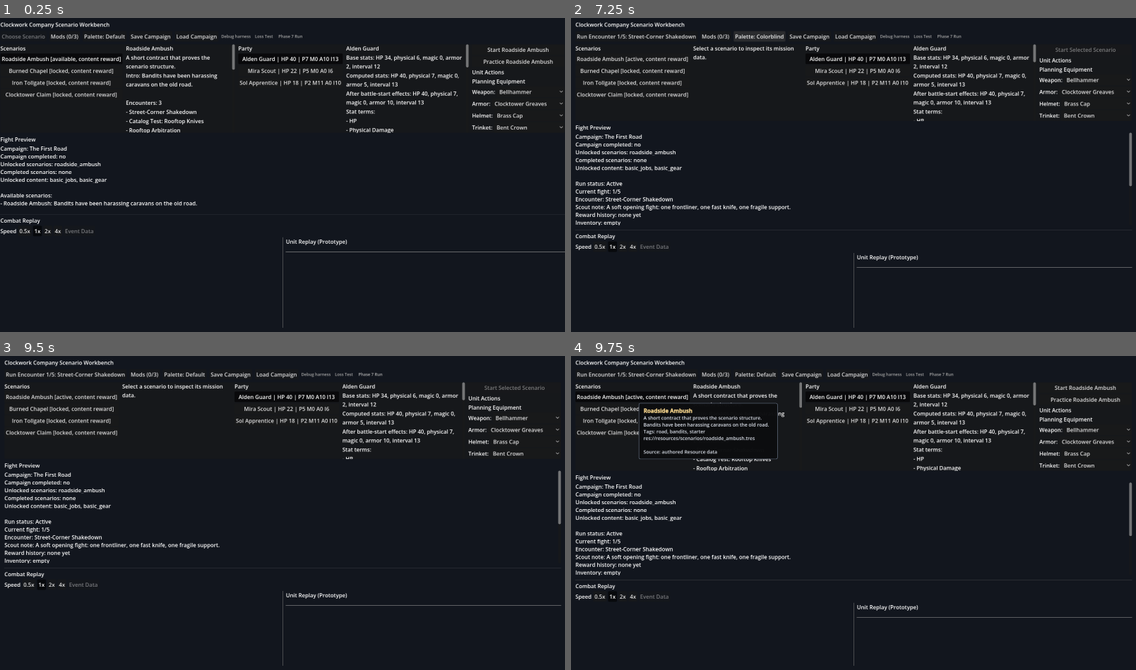
Above: before the commit, frames 1-4 (two rows, left to right).
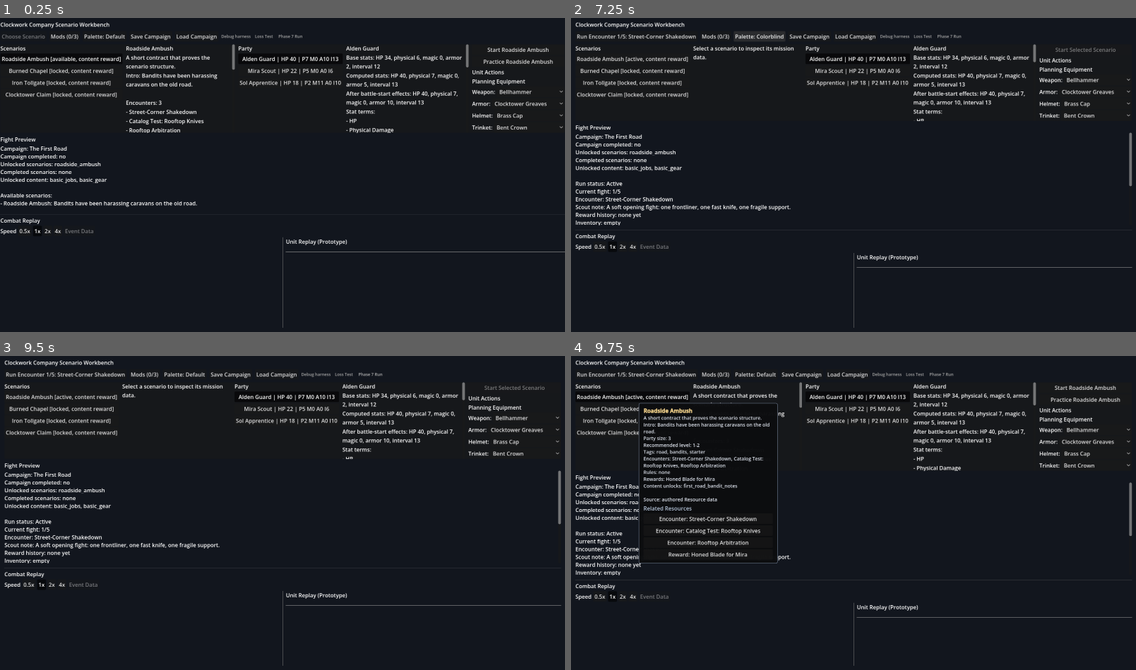
Above: after the commit, the same moments.

Repository: aqvm/clockwork-company
Game: Godot game, scene res://scenes/combat_test_scene.tscn
Same seed, same stepped clock (60 frames per second), same inputs: the game is played once before the commit and once after it.
Inputs:
- Up to frame 1 (0.25 s): no input
- Up to frame 2 (7.25 s): click "Start Roadside Ambush" at 0.5 s; click "Run Encounter 1/3: Street-Cor…" at 1.25 s; click "Mods (0/3)" at 2 s; click "Palette: Default" at 2.75 s; click "Palette: Colorblind" at 3.5 s; click "Loss Test" at 4.25 s; click "Run Encounter 1/5: Street-Cor…" at 5 s; click "Phase 7 Run" at 5.75 s; click "Palette: Default" at 6.5 s
- Up to frame 3 (9.5 s): click "Palette: Colorblind" at 7.25 s; click "Loss Test" at 8 s; click "Phase 7 Run" at 8.75 s
- Up to frame 4 (9.75 s): click "Roadside Ambush [active, cont…" at 9.5 s

Frames 1-3 are identical in both runs. In frame 4, 2.4% of the frame differs, in the area x 12-37%, y 21-67%.

Commit message:
Add pinned nested resource tooltips

Diff:
--- a/clockwork-company/scripts/ui/resource_tooltip_builder.gd
+++ b/clockwork-company/scripts/ui/resource_tooltip_builder.gd
@@ -28,9 +28,66 @@
 		text = _encounter_text(resource)
 	elif resource is RewardDefinition:
 		text = _reward_text(resource)
+	elif resource is ScenarioDefinition:
+		text = _scenario_text(resource)
+	elif resource is ScenarioRuleDefinition:
+		text = _scenario_rule_text(resource)
+	elif resource is CampaignDefinition:
+		text = _campaign_text(resource)
+	elif resource is CampaignScenarioNodeDefinition:
+		text = _campaign_node_text(resource)
 	else:
 		text = _generic_resource_text(resource)
 	return _with_source_note(text, "Source: authored Resource data")
+
+
+static func related_resources_for_resource(resource) -> Array:
+	var related := []
+	if resource == null:
+		return related
+	if resource is UnitDefinition:
+		_append_related(related, "Ancestry", resource.ancestry)
+		_append_related(related, "Loadout", resource.loadout)
+		for progress in resource.job_progress:
+			if progress != null:
+				_append_related(related, "Job Progress", progress.job)
+	elif resource is UnitLoadoutDefinition:
+		_append_related(related, "Current Job", resource.current_job)
+		_append_related(related, "Skill", resource.equipped_skill if resource.equipped_skill != null else resource.current_job.skill if resource.current_job != null else null)
+		_append_related(related, "Passive", resource.equipped_passive if resource.equipped_passive != null else resource.current_job.passive if resource.current_job != null else null)
+		_append_related(related, "Reaction", resource.equipped_reaction if resource.equipped_reaction != null else resource.current_job.reaction if resource.current_job != null else null)
+		_append_related(related, "Weapon", resource.weapon)
+		_append_related(related, "Armor", resource.armor)
+		_append_related(related, "Helmet", resource.helmet)
+		_append_related(related, "Trinket", resource.trinket)
+		for tactic in resource.tactics:
+			_append_related(related, "Tactic", tactic)
+	elif resource is ItemDefinition:
+		for effect in resource.effects:
+			_append_related(related, "Effect", effect)
+	elif resource is JobDefinition:
+		_append_related(related, "Skill", resource.skill)
+		_append_related(related, "Passive", resource.passive)
+		_append_related(related, "Reaction", resource.reaction)
+		_append_related(related, "Default Tactic", resource.default_tactic)
+	elif resource is EncounterDefinition:
+		for enemy in resource.enemy_units:
+			_append_related(related, "Enemy", enemy)
+	elif resource is RewardDefinition:
+		_append_related(related, "Item", resource.item)
+	elif resource is ScenarioDefinition:
+		for encounter in resource.encounters:
+			_append_related(related, "Encounter", encounter)
+		for rule in resource.scenario_rules:
+			_append_related(related, "Rule", rule)
+		for reward in resource.rewards:
+			_append_related(related, "Reward", reward)
+	elif resource is CampaignDefinition:
+		for node in resource.scenario_nodes:
+			_append_related(related, "Scenario Node", node)
+	elif resource is CampaignScenarioNodeDefinition:
+		_append_related(related, "Scenario", resource.scenario)
+	return related
 
 
 static func text_for_runtime_unit(snapshot: Dictionary) -> String:
@@ -199,6 +256,55 @@
 	return _join(lines, "\n")
 
 
+static func _scenario_text(scenario: ScenarioDefinition) -> String:
+	var lines: Array[String] = []
+	lines.append(_title(scenario))
+	if not scenario.description.is_empty():
+		lines.append(scenario.description)
+	if not scenario.story_intro.is_empty():
+		lines.append("Intro: %s" % scenario.story_intro)
+	lines.append("Party size: %d" % scenario.party_size)
+	lines.append("Recommended level: %d-%d" % [scenario.recommended_level_min, scenario.recommended_level_max])
+	lines.append("Tags: %s" % _join(scenario.tags))
+	lines.append("Encounters: %s" % _join(_resource_names(scenario.encounters)))
+	lines.append("Rules: %s" % _join(_resource_names(scenario.scenario_rules)))
+	lines.append("Rewards: %s" % _join(_resource_names(scenario.rewards)))
+	lines.append("Content unlocks: %s" % _join(scenario.content_unlocks))
+	return _join(lines, "\n")
+
+
+static func _scenario_rule_text(rule: ScenarioRuleDefinition) -> String:
+	var lines: Array[String] = []
+	lines.append(_title(rule))
+	if not rule.description.is_empty():
+		lines.append(rule.description)
+	lines.append("Rule id: %s" % rule.rule_id)
+	lines.append("Tags: %s" % _join(rule.tags))
+	return _join(lines, "\n")
+
+
+static func _campaign_text(campaign: CampaignDefinition) -> String:
+	var lines: Array[String] = []
+	lines.append(_title(campaign))
+	if not campaign.description.is_empty():
+		lines.append(campaign.description)
+	lines.append("Starting scenarios: %s" % _join(campaign.starting_scenario_ids))
+	lines.append("Starting roster ids: %s" % _join(campaign.starting_roster_ids))
+	lines.append("Starting unlocks: %s" % _join(campaign.starting_unlocks))
+	lines.append("Scenario nodes: %s" % _join(_resource_names(campaign.scenario_nodes)))
+	return _join(lines, "\n")
+
+
+static func _campaign_node_text(node: CampaignScenarioNodeDefinition) -> String:
+	var lines: Array[String] = []
+	lines.append(_title(node.scenario) if node.scenario != null else "Campaign Scenario Node")
+	lines.append("Scenario: %s" % _name_or_none(node.scenario))
+	lines.append("Unlocks scenarios: %s" % _join(node.unlock_scenario_ids_on_completion))
+	lines.append("Unlocks content: %s" % _join(node.content_unlocks_on_completion))
+	lines.append("Completes campaign: %s" % str(node.completes_campaign))
+	return _join(lines, "\n")
+
+
 static func _generic_resource_text(resource) -> String:
 	var lines: Array[String] = []
 	lines.append(_title(resource))
@@ -262,6 +368,24 @@
 	if "display_name" in resource and not String(resource.display_name).is_empty():
 		return String(resource.display_name)
 	return "Resource"
+
+
+static func _resource_names(resources: Array) -> Array[String]:
+	var names: Array[String] = []
+	for resource in resources:
+		if resource != null:
+			names.append(_name_or_none(resource))
+	return names
+
+
+static func _append_related(out: Array, label: String, resource) -> void:
+	if resource == null:
+		return
+	out.append({
+		"label": label,
+		"resource": resource,
+		"name": _name_or_none(resource),
+	})
 
 
 static func _join(values: Array, separator := ", ") -> String:
--- a/clockwork-company/scripts/ui/tooltip_presenter.gd
+++ b/clockwork-company/scripts/ui/tooltip_presenter.gd
@@ -8,8 +8,13 @@
 const PANEL_PADDING := Vector2(28, 22)
 
 var label: RichTextLabel = null
+var related_label: Label = null
+var related_list: VBoxContainer = null
+var back_button: Button = null
 var follow_mouse := false
 var pinned := false
+var current_resource = null
+var resource_history: Array = []
 
 
 func _ready() -> void:
@@ -33,6 +38,10 @@
 	style.content_margin_bottom = 11
 	add_theme_stylebox_override("panel", style)
 
+	var content := VBoxContainer.new()
+	content.size_flags_horizontal = Control.SIZE_EXPAND_FILL
+	add_child(content)
+
 	label = RichTextLabel.new()
 	label.bbcode_enabled = true
 	label.fit_content = true
@@ -42,7 +51,24 @@
 	label.autowrap_mode = TextServer.AUTOWRAP_WORD_SMART
 	label.add_theme_color_override("default_color", Color(0.88, 0.9, 0.94))
 	label.add_theme_font_size_override("normal_font_size", 14)
-	add_child(label)
+	content.add_child(label)
+
+	back_button = Button.new()
+	back_button.text = "Back"
+	back_button.visible = false
+	back_button.pressed.connect(_on_back_pressed)
+	content.add_child(back_button)
+
+	related_label = Label.new()
+	related_label.text = "Related Resources"
+	related_label.visible = false
+	related_label.add_theme_color_override("font_color", Color(0.72, 0.78, 0.86))
+	content.add_child(related_label)
+
+	related_list = VBoxContainer.new()
+	related_list.visible = false
+	related_list.size_flags_horizontal = Control.SIZE_EXPAND_FILL
+	content.add_child(related_list)
 
 
 func _process(_delta: float) -> void:
@@ -51,7 +77,11 @@
 
 
 func show_resource(resource) -> void:
-	show_text(ResourceTooltipBuilderScript.text_for_resource(resource))
+	if pinned:
+		return
+	current_resource = resource
+	resource_history.clear()
+	_show_resource_content(resource)
 
 
 func show_runtime_unit(snapshot: Dictionary) -> void:
@@ -69,6 +99,9 @@
 func show_text(text: String) -> void:
 	if pinned:
 		return
+	current_resource = null
+	resource_history.clear()
+	_clear_related_links()
 	if text.is_empty():
 		hide_tooltip(true)
 		return
@@ -87,6 +120,9 @@
 	visible = false
 	follow_mouse = false
 	pinned = false
+	current_resource = null
+	resource_history.clear()
+	_clear_related_links()
 	mouse_filter = Control.MOUSE_FILTER_IGNORE
 
 
@@ -111,6 +147,7 @@
 	pinned = true
 	follow_mouse = false
 	mouse_filter = Control.MOUSE_FILTER_STOP
+	_render_related_links()
 	_place_near_mouse()
 	return false
 
@@ -124,6 +161,74 @@
 	var x: float = min(desired.x, viewport_size.x - tooltip_size.x - 8.0)
 	var y: float = min(desired.y, viewport_size.y - tooltip_size.y - 8.0)
 	global_position = Vector2(max(8.0, x), max(8.0, y))
+
+
+func _show_resource_content(resource) -> void:
+	if resource == null:
+		show_text("")
+		return
+	var text: String = ResourceTooltipBuilderScript.text_for_resource(resource)
+	label.clear()
+	label.append_text(_format_tooltip_text(text))
+	current_resource = resource
+	visible = true
+	if pinned:
+		follow_mouse = false
+		mouse_filter = Control.MOUSE_FILTER_STOP
+		_render_related_links()
+	else:
+		follow_mouse = true
+		mouse_filter = Control.MOUSE_FILTER_IGNORE
+		_clear_related_links()
+	await get_tree().process_frame
+	_place_near_mouse()
+
+
+func _render_related_links() -> void:
+	_clear_related_links()
+	if current_resource == null:
+		return
+
+	back_button.visible = not resource_history.is_empty()
+	var related: Array = ResourceTooltipBuilderScript.related_resources_for_resource(current_resource)
+	if related.is_empty():
+		return
+	related_label.visible = true
+	related_list.visible = true
+	for entry in related:
+		var resource = entry.get("resource", null)
+		if resource == null:
+			continue
+		var button := Button.new()
+		button.text = "%s: %s" % [String(entry.get("label", "Resource")), String(entry.get("name", "Resource"))]
+		button.size_flags_horizontal = Control.SIZE_EXPAND_FILL
+		button.pressed.connect(_on_related_resource_pressed.bind(resource))
+		related_list.add_child(button)
+
+
+func _clear_related_links() -> void:
+	if back_button != null:
+		back_button.visible = false
+	if related_label != null:
+		related_label.visible = false
+	if related_list == null:
+		return
+	related_list.visible = false
+	for child in related_list.get_children():
+		child.queue_free()
+
+
+func _on_related_resource_pressed(resource) -> void:
+	if current_resource != null:
+		resource_history.append(current_resource)
+	_show_resource_content(resource)
+
+
+func _on_back_pressed() -> void:
+	if resource_history.is_empty():
+		return
+	var previous = resource_history.pop_back()
+	_show_resource_content(previous)
 
 
 func _format_tooltip_text(text: String) -> String:
Not shown, changed: ARCHITECTURE.md
Not shown, changed: DESIGN_NOTES.md
Not shown, changed: LEARNING_LOG.md
Not shown, changed: TODO.md
